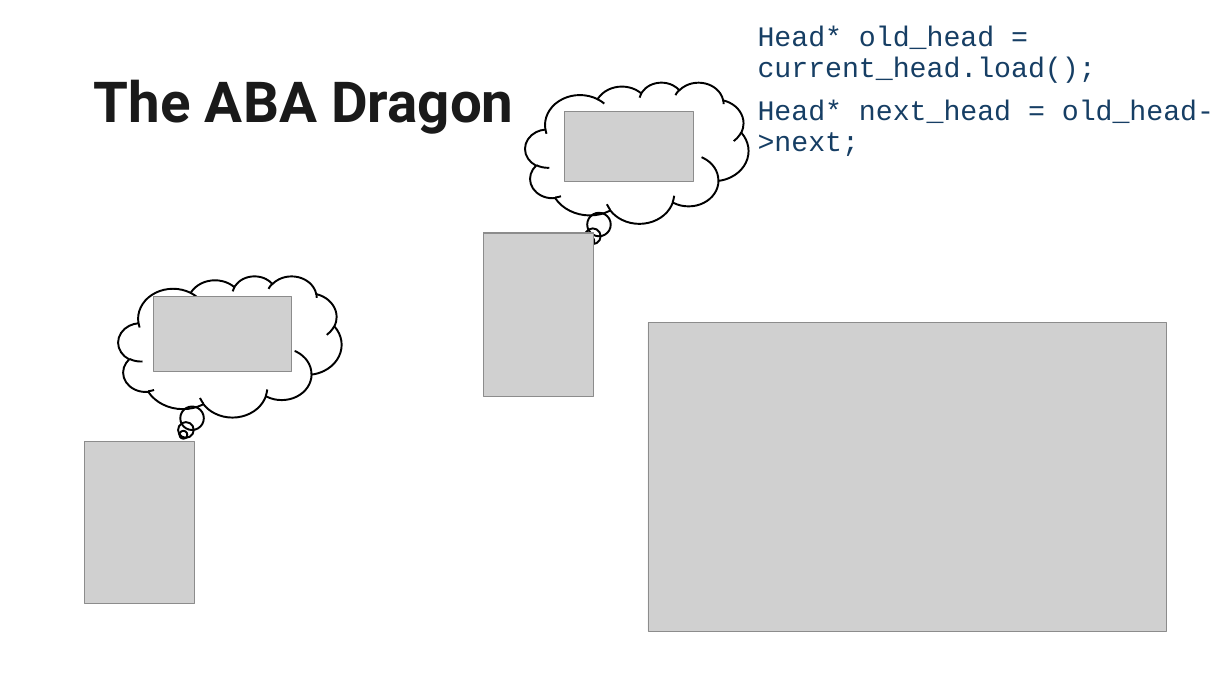
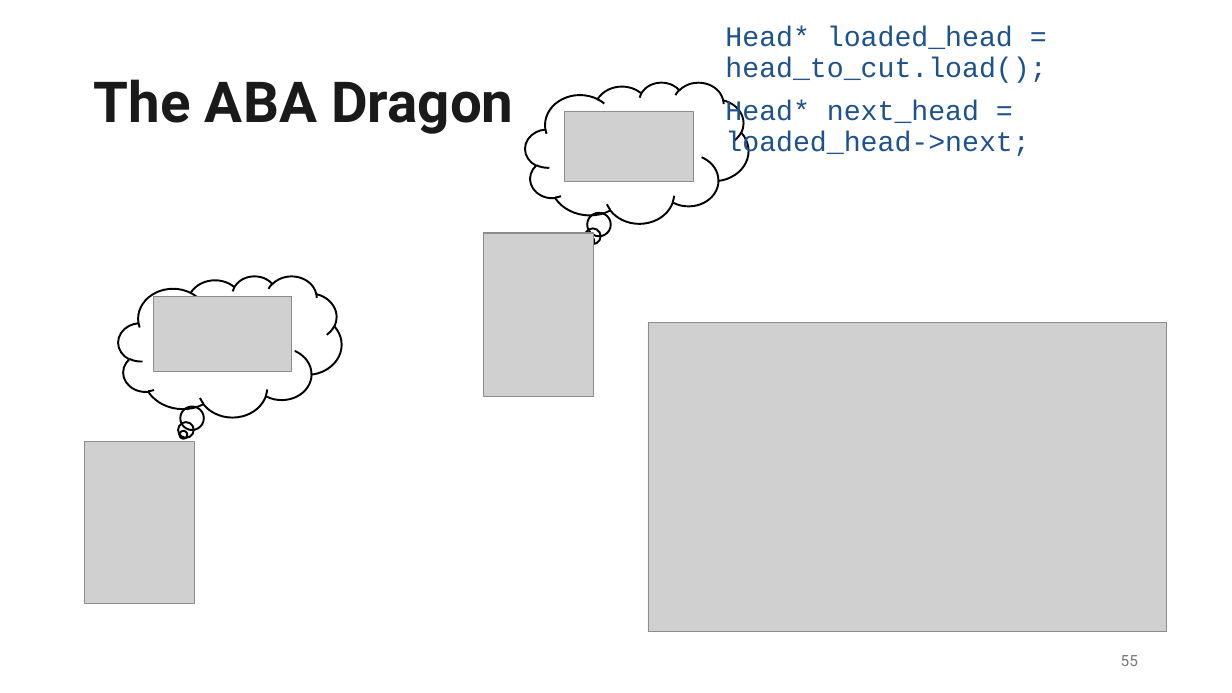
Before and after one commit to EmptySquareBubble/once_upon_a_thread, a slide deck: slide 55 of slides/Once Upon a Thread.pptx (slide 56 before the commit). Drawn at 1232x693 pixels with LibreOffice and Linux fonts; fonts in the diff are those of the drawing; grey boxes stand for pictures; background and template pictures are left out. Boxes give left, top, right and bottom in pixels: in the first picture for what was removed or moved away, otherwise in the second. Text is boxed around its words. In the diff, an @@ line names an element or a change of style, - is before the commit and + after.

```diff
--- a/slides/Once Upon a Thread.pptx
+++ b/slides/Once Upon a Thread.pptx
@@ text at (x1=725, y1=26, x2=1046, y2=159): text changed; text colour #163E64 to #1E528C @@
-Head* old_head = current_head.load();
-Head* next_head = old_head->next;
+Head* loaded_head = head_to_cut.load();
+Head* next_head = loaded_head->next;
@@ page number added at (x1=1121, y1=655, x2=1138, y2=666), 12 pt, text #797979 @@
+55
```
Also in this commit, not shown: 61 other slides changed, 2 slides added, 3 slides removed.
